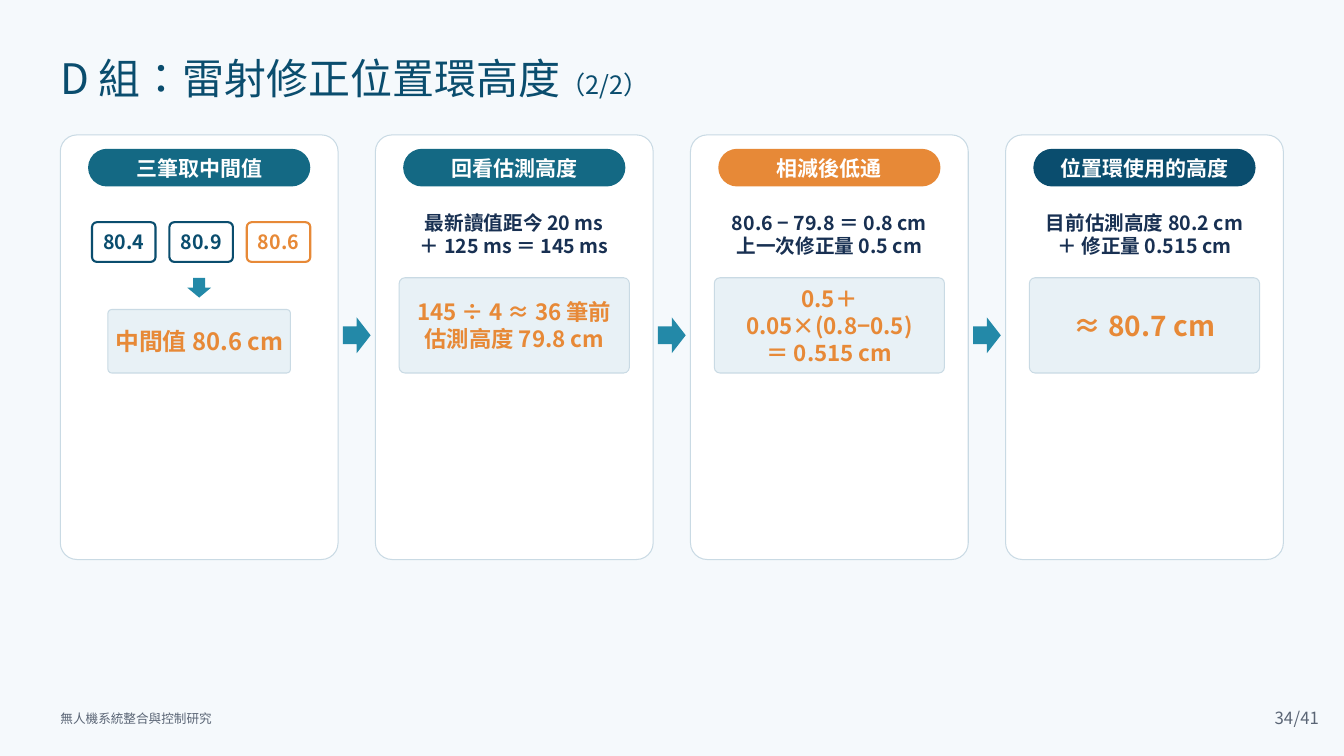
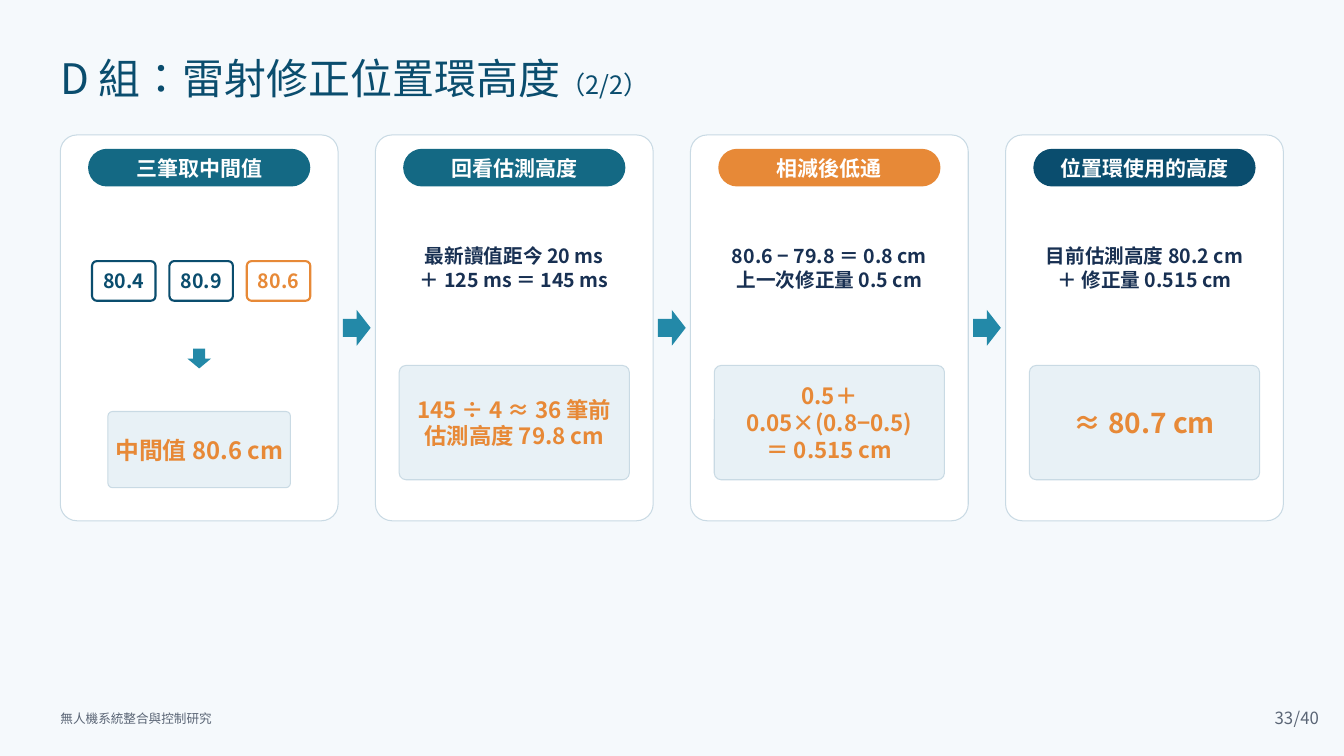
Before and after one commit to lingken1028/-, a slide deck: slide 33 of 無人機系統整合與控制研究_口試簡報 2.pptx (slide 34 before the commit). Drawn at 1344x756 pixels with LibreOffice and Linux fonts; fonts in the diff are those of the drawing. Boxes give left, top, right and bottom in pixels: in the first picture for what was removed or moved away, otherwise in the second. Text is boxed around its words. In the diff, an @@ line names an element or a change of style, - is before the commit and + after.

```diff
--- a/無人機系統整合與控制研究_口試簡報 2.pptx
+++ b/無人機系統整合與控制研究_口試簡報 2.pptx
@@ rounded rectangle: place and size @@
-rounded rectangle at (60, 135, 339, 560)
+rounded rectangle at (60, 135, 339, 521)
@@ rounded rectangle: place and size @@
-rounded rectangle at (375, 135, 653, 560)
+rounded rectangle at (375, 135, 653, 521)
@@ rounded rectangle: place and size @@
-rounded rectangle at (691, 135, 969, 560)
+rounded rectangle at (691, 135, 969, 521)
@@ rounded rectangle: place and size @@
-rounded rectangle at (1006, 135, 1285, 560)
+rounded rectangle at (1006, 135, 1285, 521)
@@ text "最新讀值距今 20 ms": place and size @@
-text "最新讀值距今 20 ms" at (425, 213, 609, 254)
+text "最新讀值距今 20 ms" at (425, 246, 609, 288)
@@ text "80.6 − 79.8 ＝ 0.8 ...": place and size @@
-text "80.6 − 79.8 ＝ 0.8 ..." at (732, 215, 926, 255)
+text "80.6 − 79.8 ＝ 0.8 ..." at (732, 248, 926, 289)
@@ text "目前估測高度 80.2 cm": place and size @@
-text "目前估測高度 80.2 cm" at (1046, 213, 1243, 255)
+text "目前估測高度 80.2 cm" at (1046, 246, 1243, 289)
@@ 3 rounded rectangles: place and size @@
-3 rounded rectangles at (92, 222, 311, 261)
+3 rounded rectangles at (92, 261, 311, 300)
@@ 3 right arrows: place and size @@
-3 right arrows at (343, 318, 1001, 353)
+3 right arrows at (343, 311, 1001, 346)
@@ down arrow: place and size @@
-down arrow at (188, 278, 212, 298)
+down arrow at (188, 349, 212, 369)
@@ rounded rectangle: place and size @@
-rounded rectangle at (399, 278, 629, 373)
+rounded rectangle at (399, 366, 629, 480)
@@ text "145 ÷ 4 ≈ 36 ...": place and size @@
-text "145 ÷ 4 ≈ 36 ..." at (417, 301, 611, 349)
+text "145 ÷ 4 ≈ 36 ..." at (417, 399, 611, 446)
@@ rounded rectangle: place and size @@
-rounded rectangle at (715, 278, 945, 373)
+rounded rectangle at (715, 366, 945, 480)
@@ text "0.5＋0.05×(0.8−0.5)": place and size @@
-text "0.5＋0.05×(0.8−0.5)" at (746, 290, 912, 362)
+text "0.5＋0.05×(0.8−0.5)" at (746, 387, 912, 459)
@@ rounded rectangle: place and size @@
-rounded rectangle at (1029, 278, 1259, 373)
+rounded rectangle at (1029, 366, 1259, 480)
@@ text "≈ 80.7 cm": place and size @@
-text "≈ 80.7 cm" at (1108, 315, 1215, 337)
+text "≈ 80.7 cm" at (1108, 412, 1215, 434)
@@ rounded rectangle: place and size @@
-rounded rectangle at (108, 310, 290, 373)
+rounded rectangle at (108, 411, 290, 488)
@@ text "中間值 80.6 cm": place and size @@
-text "中間值 80.6 cm" at (115, 329, 284, 352)
+text "中間值 80.6 cm" at (115, 438, 284, 461)
@@ page number at (1275, 711, 1294, 724): text changed @@
-34
+33
@@ text at (1294, 711, 1319, 727): text changed @@
-/41
+/40
```
Also in this commit, not shown: 79 other slides changed, 3 slides added.
